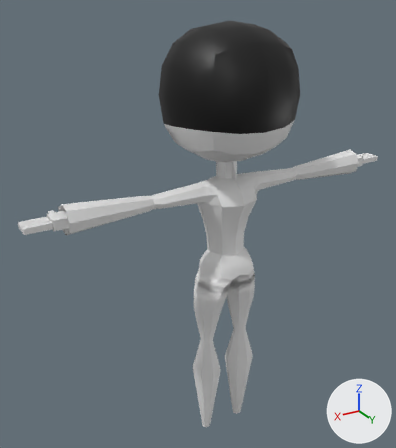
What one commit did to the Blender file 06.06.2025_Nurse_Drones.blend.
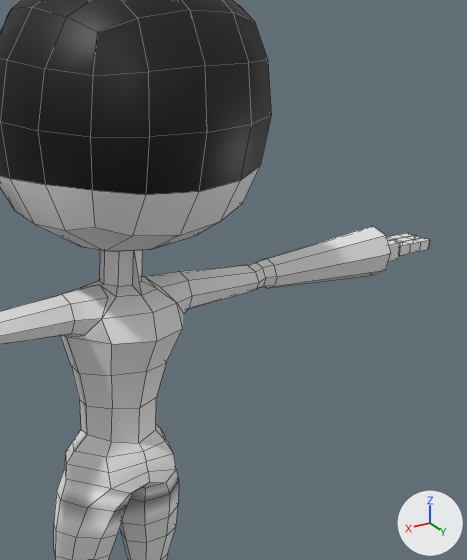
Each version is shown whole from a 50 mm camera at (3.38, 5.0, 1.04) aimed at (0.39, 0.01, -1.46), then close up on the part from 42% to 100% of the width and 9% to 70% of the height. Lighting does not change. The marker at lower right points along +X, +Y and +Z. The close-ups show mesh edges as thin lines.

In view in the first close-up: 'Body'.
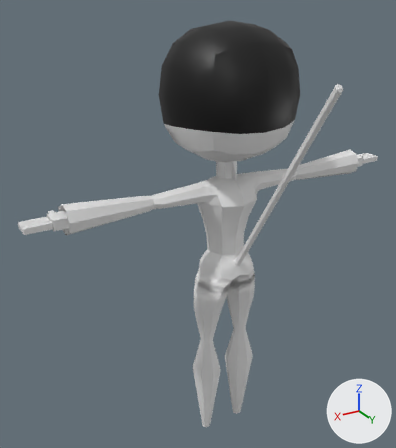
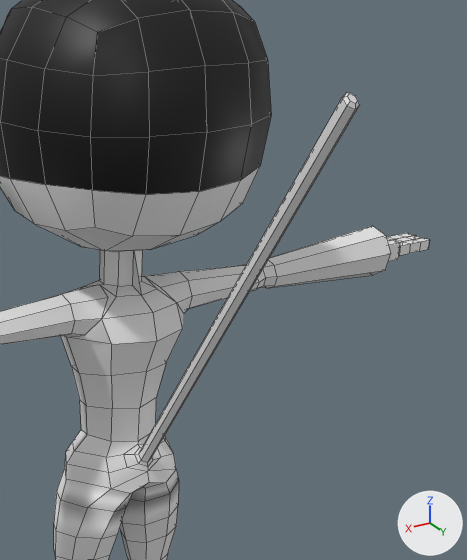
Where the newer file only moved an object's origin or applied its transform, the numbers keep the older frame.

Where the change shows, as pixel boxes [x1, y1, x2, y2] in the close-ups (467 x 560 px):
part 1 of me_body_mesh, built on: before [106, 398, 176, 493]; after [106, 92, 360, 493]

What the commit changed:
me_body_mesh is used by ob_body; location (0.0, 0.0, 0.0).
me_body_mesh had 666 vertices, 643 faces, 1 loose edge and spanned x -2.36..2.36, y -0.75..0.72, z -4.51..0.73.
me_body_mesh now has 693 vertices, 668 faces, 1 loose edge and spans x -2.36..2.36, y -0.75..1.66, z -4.51..0.73.
Part 1, on me_body_mesh:
3 vertices are removed from x 0.0, y 0.27..0.33, z -2.01..-1.91.
8 faces are deleted.
1 vertex moves from x 0.0, y 0.23, z -1.87 to x 0.0, y 0.22, z -1.86.
25 vertices are added at x -0.11..0.12, y 0.22..1.66, z -2.01..0.31.
5 new vertices lie (0.0, 1.34, 2.2) away from vertices in x -0.04..0.04, y 0.28..0.32, z -1.95..-1.91.
33 new faces join them, mat_wilet (white #e7e7e7).
